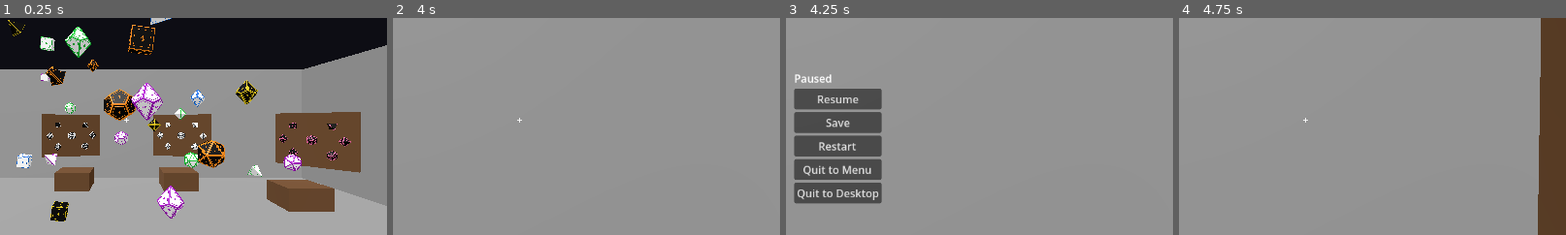
Above: before the commit, frames 1-4 (left to right).
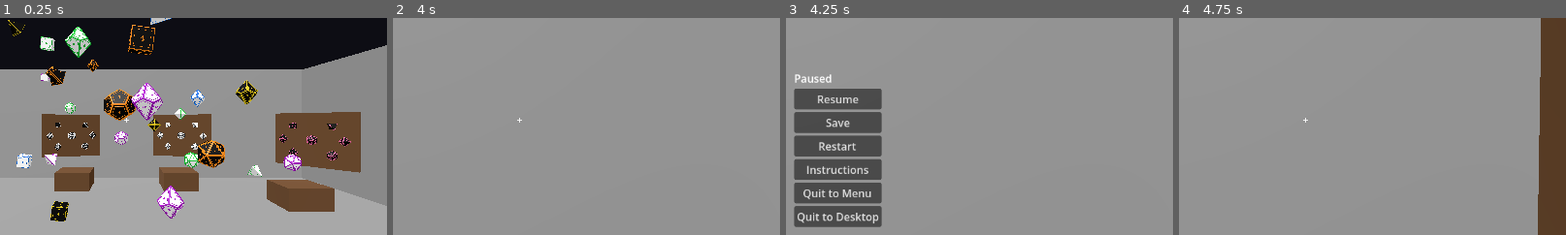
Above: after the commit, the same moments.

Repository: Fandomqueen9/Dice_Sort_Portfolio
Game: Godot game, scene res://scenes/Main.tscn
Same seed, same stepped clock (60 frames per second), same inputs: the game is played once before the commit and once after it. This scene is started directly instead of the project's main scene.
Inputs (mouse positions are % of the whole screen's width and height, from its top left):
- Up to frame 1 (0.25 s): no input
- Up to frame 2 (4 s): tap Enter at 0.5, 3.5 s; move the mouse to (55, 50) at 0.52 s; hold W from 0.53 s (still down); click (55, 50) at 0.67 s; tap Space at 0.77, 1.52, 2.75, 3.02, 3.77 s; move the mouse to (45, 50) at 1.27 s; click (45, 50) at 1.42 s; move the mouse to (52, 48) at 2.02 s; click (52, 48) at 2.17 s; move the mouse to (49, 52) at 2.77 s; click (49, 52) at 2.92 s; move the mouse to (57, 51) at 3.52 s; click (57, 51) at 3.67 s
- Up to frame 3 (4.25 s): keep holding W; tap Escape at 4.15 s
- Up to frame 4 (4.75 s): release W at 4.25 s; click "Resume" at 4.25 s
The pictures show only the part of the screen within x 34-84%, y 27-76%; the shares and areas given below are measured in that part.

Frames 1-2 are identical in both runs. In frame 3, 3.0% of the frame differs, in the area x 2-25%, y 67-97%; in frame 4, nothing differs.

Commit message:
Add instructions screen to the pause menu
Co-Authored-By: Claude Haiku 5.5 <noreply@anthropic.com>

Diff:
--- a/client/scenes/Main.gd
+++ b/client/scenes/Main.gd
@@ -1,6 +1,20 @@
 extends Node3D
 
 const ROOM_SIZE := 10.0
+const INSTRUCTIONS_TEXT := """CONTROLS
+W A S D - move          Mouse - look around          Space - jump
+Left click - pick up the highlighted die; click again to drop it
+Esc - pause menu        ` (backtick) - admin command console
+
+HOW TO PLAY
+Sort each die into the wooden tray of its colour. The sign on each tray
+shows the dice that belong there, and lights green once matched.
+Complete one full set to unlock carrying 3 dice at once.
+
+ADMIN COMMANDS (admin account only)
+help          list all commands
+sort_all      sort every die into its tray
+netcheck <host>   ping a host from the server"""
 
 var player: CharacterBody3D
 var dice: Array[Die] = []
@@ -11,6 +25,8 @@
 var admin_console: Control
 var admin_input: LineEdit
 var pause_menu: Control
+var pause_box: VBoxContainer
+var instructions_panel: VBoxContainer
 var multi_carry_unlocked: bool = false
 
 
@@ -233,6 +249,7 @@
 	var box := VBoxContainer.new()
 	box.position = Vector2(400, 250)
 	pause_menu.add_child(box)
+	pause_box = box
 
 	var title := Label.new()
 	title.text = "Paused"
@@ -267,6 +284,25 @@
 	restart_button.pressed.connect(_on_restart_pressed)
 	box.add_child(restart_button)
 
+	var instructions_button := Button.new()
+	instructions_button.text = "Instructions"
+	instructions_button.pressed.connect(_show_instructions.bind(true))
+	box.add_child(instructions_button)
+
+	instructions_panel = VBoxContainer.new()
+	instructions_panel.position = Vector2(400, 150)
+	instructions_panel.visible = false
+	pause_menu.add_child(instructions_panel)
+
+	var instructions_text := Label.new()
+	instructions_text.text = INSTRUCTIONS_TEXT
+	instructions_panel.add_child(instructions_text)
+
+	var back_button := Button.new()
+	back_button.text = "Back"
+	back_button.pressed.connect(_show_instructions.bind(false))
+	instructions_panel.add_child(back_button)
+
 	var quit_menu_button := Button.new()
 	quit_menu_button.text = "Quit to Menu"
 	quit_menu_button.pressed.connect(_on_quit_to_menu_pressed)
@@ -283,7 +319,13 @@
 		return
 
 	pause_menu.visible = not pause_menu.visible
+	_show_instructions(false)
 	Input.mouse_mode = Input.MOUSE_MODE_VISIBLE if pause_menu.visible else Input.MOUSE_MODE_CAPTURED
+
+
+func _show_instructions(show: bool) -> void:
+	instructions_panel.visible = show
+	pause_box.visible = not show
 
 
 func _on_restart_pressed() -> void:
